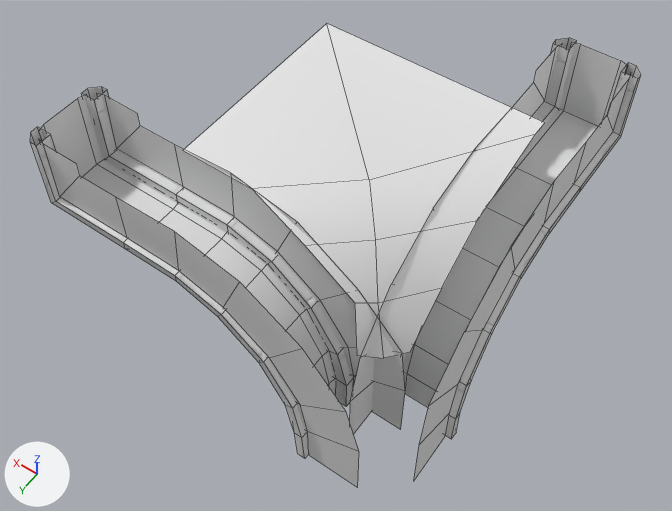
What one commit did to the FBX model SD_Fbx/SD_CeilingCornerOut.fbx.
Camera for both pictures: a camera (50 mm lens) standing at (-1.27, 1.92, 2.84) and looking at (0.07, 0.04, -0.1). Lighting does not change. The marker at lower left points along +X, +Y and +Z. Mesh edges are drawn as thin lines.

In view in the first picture: 'SD_CeilingCornerOut'.
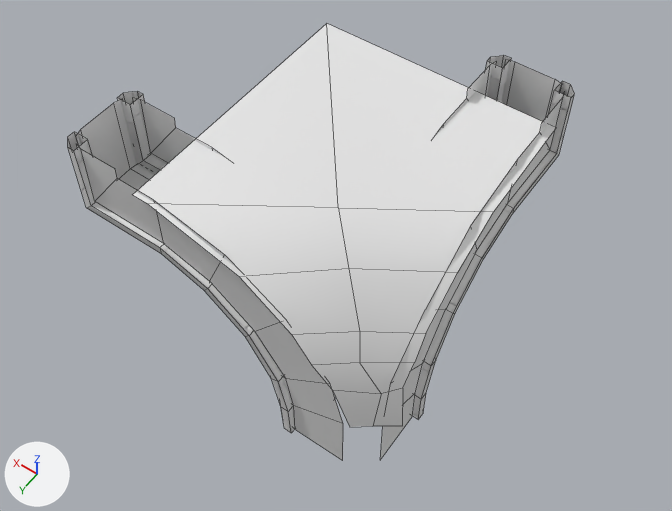
What changed in the scene script:
```text
Change me_sd_ceilingroundin_011:
    used by ob_sd_ceilingcornerout; location = (0.0, 0.0, 0.0); rotation_euler = (-3.142, 0.0, 1.571), in degrees (-180, 0, 90); scale = (-1.0, -1.0, -1.0)
    remove me_sd_ceilingroundin_011.from_pydata(...)  # 375 vertices, 280 faces; spans x -0.68..0.9, y -0.94..0.66, z -0.5..0.56
    add me_sd_ceilingroundin_011.from_pydata(...)  # 341 vertices, 250 faces; spans x -0.54..0.82, y -0.67..0.62, z -0.5..0.56
    me_sd_ceilingroundin_011 part 1: the loose piece of 45 vertices spanning x -0.27..0.9, y 0.59..0.66, z -0.5..0.56 is rebuilt with 24 vertices and now spans x -0.36..0.78, y 0.59..0.6, z -0.5..0.56, in mat_wall_mat_1 (its picture is missing)
    me_sd_ceilingroundin_011 part 2: the loose piece of 45 vertices spanning x -0.27..0.9, y 0.31..0.38, z -0.5..0.56 is rebuilt with 40 vertices and now spans x -0.13..0.82, y 0.27..0.34, z -0.5..0.56
    me_sd_ceilingroundin_011 part 3: the loose piece of 45 vertices spanning x -0.4..-0.33, y -0.94..0.24, z -0.5..0.56 is rebuilt with 32 vertices and now spans x -0.44..-0.21, y -0.66..0.22, z -0.5..0.56, in mat_wall_mat_1 (its picture is missing)
    me_sd_ceilingroundin_011 part 4: the loose piece of 36 vertices spanning x -0.62..-0.39, y -0.93..0.18, z -0.5..0.56 is rebuilt with 40 vertices and now spans x -0.5..-0.44, y -0.67..0.28, z -0.5..0.56, in mat_wall_mat_2 (its picture is missing)
    me_sd_ceilingroundin_011 part 5: the loose piece of 36 vertices spanning x -0.22..0.89, y 0.36..0.6, z -0.5..0.56 is rebuilt with 32 vertices and now spans x -0.07..0.81, y 0.33..0.56, z -0.5..0.56
    me_sd_ceilingroundin_011 part 6: the loose piece of 27 vertices spanning x -0.51..0.86, y 0.33..0.34, z -0.5..0.56 is rebuilt with 24 vertices and now spans x -0.36..0.78, y 0.3..0.31, z -0.5..0.56
    me_sd_ceilingroundin_011 part 7: the loose piece of 27 vertices spanning x -0.51..0.87, y 0.62..0.63, z -0.5..0.56 is rebuilt with 40 vertices and now spans x -0.13..0.82, y 0.55..0.62, z -0.5..0.56, in mat_wall_mat_2 (its picture is missing)
    me_sd_ceilingroundin_011 part 8: a new loose piece of 40 vertices spanning x -0.22..-0.16, y -0.67..0.28, z -0.5..0.56, in mat_wall_mat_2 (its picture is missing)
    me_sd_ceilingroundin_011 part 9: a new loose piece of 24 vertices spanning x -0.19..-0.18, y -0.63..0.51, z -0.5..0.56, in mat_wall_mat_1 (its picture is missing)
    me_sd_ceilingroundin_011 part 10: a new loose piece of 24 vertices spanning x -0.48..-0.47, y -0.63..0.51, z -0.5..0.56, in mat_wall_mat_1 (its picture is missing)
    me_sd_ceilingroundin_011 part 11: the loose piece of 45 vertices spanning x -0.68..-0.61, y -0.94..0.24, z -0.5..0.56 is deleted
    me_sd_ceilingroundin_011 part 12: the loose piece of 27 vertices spanning x -0.66..-0.65, y -0.9..0.47, z -0.5..0.56 is deleted
    me_sd_ceilingroundin_011 part 13: the loose piece of 27 vertices spanning x -0.37..-0.36, y -0.91..0.47, z -0.5..0.56 is deleted
    me_sd_ceilingroundin_011 part 14
    14 vertices are removed from x -0.43..0.5, y -0.5..0.46, z 0.0..0.5
    8 faces are deleted
    20 vertices are added at x -0.54..0.5, y -0.5..0.62, z -0.2..0.5
    12 new faces join them, mat_wall_mat_3_003 (its picture is missing)
Change ob_sd_ceilingcornerout:
    ob_sd_ceilingcornerout.rotation_euler: (-3.142, 0.0, 1.571) -> (0.0, 0.0, 0.0)  # degrees (-180, 0, 90) -> degrees (0, 0, 0)
    ob_sd_ceilingcornerout.scale: (-1.0, -1.0, -1.0) -> (1.0, 1.0, 1.0)
```

Pixel boxes (x1, y1, x2, y2) of what changed, in the pictures (672 x 511 px; the box of a moved part takes in the faces that stretch with it):
'SD_CeilingCornerOut', reshaped, turned, rescaled
    before: (30, 24, 641, 488)
    after: (68, 24, 575, 461)
part 1 of me_sd_ceilingroundin_011, rebuilt (36% wider, 16% shorter)
    before: (445, 63, 641, 439)
    after: (76, 144, 343, 461)
part 2 of me_sd_ceilingroundin_011, rebuilt
    before: (402, 38, 577, 367)
    after: (117, 91, 167, 175)
part 3 of me_sd_ceilingroundin_011, rebuilt
    before: (81, 87, 352, 406)
    after: (502, 60, 562, 122)
part 4 of me_sd_ceilingroundin_011, rebuilt
    before: (39, 94, 335, 395)
    after: (413, 81, 575, 419)
part 5 of me_sd_ceilingroundin_011, rebuilt
    before: (403, 43, 628, 407)
    after: (76, 99, 154, 190)
part 6 of me_sd_ceilingroundin_011, rebuilt
    before: (350, 44, 562, 434)
    after: (133, 98, 225, 164)
part 7 of me_sd_ceilingroundin_011, rebuilt (25% shorter)
    before: (414, 75, 631, 479)
    after: (68, 132, 295, 433)
part 8 of me_sd_ceilingroundin_011, added
    after: (486, 55, 512, 103)
part 9 of me_sd_ceilingroundin_011, added
    after: (332, 61, 497, 398)
part 10 of me_sd_ceilingroundin_011, added
    after: (380, 95, 564, 459)
part 11 of me_sd_ceilingroundin_011, deleted
    before: (30, 127, 308, 458)
part 12 of me_sd_ceilingroundin_011, deleted
    before: (39, 140, 359, 488)
part 13 of me_sd_ceilingroundin_011, deleted
    before: (97, 94, 405, 430)
part 14 of me_sd_ceilingroundin_011, moved or reshaped
    before: (183, 24, 545, 358)
    after: (133, 24, 556, 427)
